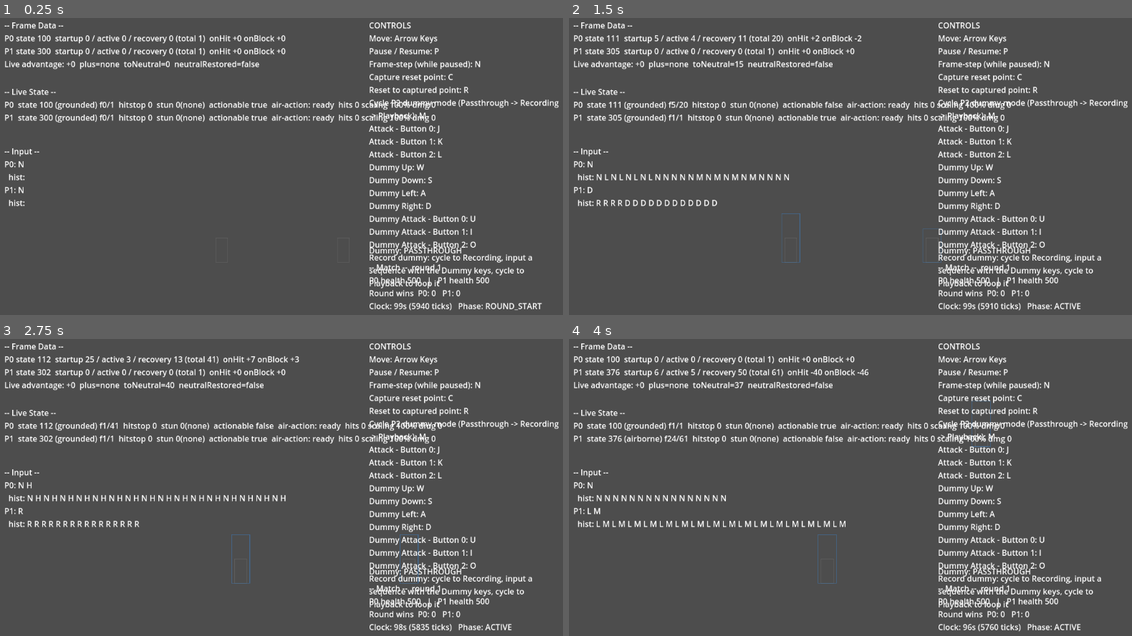
Above: before the commit, frames 1-4 (two rows, left to right).
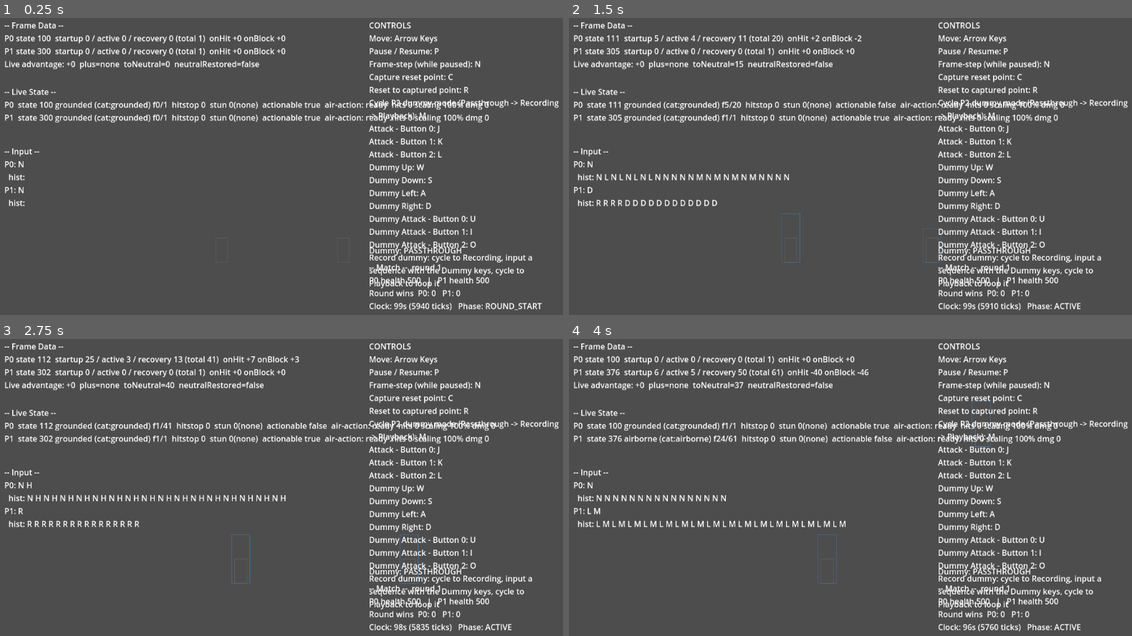
Above: after the commit, the same moments.

Repository: thetitan555/FoggyGlass
Game: Godot game, scene res://scenes/training_mode.tscn
Two runs of this game, one before a commit and one after it. Both use one fixed random seed, a clock stepped at 60 frames per second and the inputs below. This scene is started directly instead of the project's main scene.
Inputs:
- Up to frame 1 (0.25 s): no input
- Up to frame 2 (1.5 s): tap Enter at 0.5 s; hold D (tm_dummy_right) 0.53-1.28 s; hold J (tm_button_0) 0.53-1.28 s; hold S (tm_dummy_down) from 1.28 s (still down); tap K (tm_button_1) at 1.35 s
- Up to frame 3 (2.75 s): release S (tm_dummy_down) at 2.03 s; hold D (tm_dummy_right) from 2.03 s (still down); hold L (tm_button_2) from 2.03 s (still down)
- Up to frame 4 (4 s): release D (tm_dummy_right) at 2.78 s; release L (tm_button_2) at 2.78 s; hold W (tm_dummy_up) 2.78-3.53 s; tap U (tm_dummy_button_0) at 2.85 s; hold A (tm_dummy_left) from 3.53 s (still down); hold I (tm_dummy_button_1) from 3.53 s (still down)

The runs differ from the first frame. In frame 1, 1.9% of the frame differs, in the area x 9-87%, y 28-36%; in frame 2, 1.9%; in frame 3, 1.9%; in frame 4, 1.9%, in the area x 9-88%, y 28-36%.

Commit message:
fix(training-mode): live-state readout surfaces state identity, not just category
docs/flags.md 2026-07-17 "re: reaction legibility" (P2-gate headline defect).
STATE_KNOCKDOWN / STATE_HITSTUN_LAUNCH / STATE_AIR_RESET / ordinary hitstun all
share CATEGORY_HITSTUN, so live_state_panel_model.gd's category_name() rendered
all four as the single word "hitstun" -- opaque enough that the P2 gate-holder
concluded a working, briefed knockdown mechanic didn't exist.

Adds PlayerView.reaction_kind: reverse-resolves the current state_id through the
roster character's own reaction_map (the same map AD-049's reaction_state(kind)
already reads forward) to the state's own ReactionKind identity, or -1 for an
ordinary (non-reaction) state. LiveStatePanelModel.identity_name() leads the row
with that specific word (knockdown/launch/air reset/hitstun/blockstun/crouch
blockstun); category_name() stays shown alongside, never replaced.

Audited the other readouts (frame-data, input-history, match, dummy-mode) for the
same collapse shape -- none found; the defect was isolated to this one panel.

JC-108 records the design (derived PlayerView field, mirrors the invuln pattern).

Co-Authored-By: Claude Opus 4.8 <noreply@anthropic.com>

Diff:
--- a/game/scenes/overlays/live_state_panel_model.gd
+++ b/game/scenes/overlays/live_state_panel_model.gd
@@ -16,6 +16,15 @@
 ## double jump per jump" economy (character-b.md) is otherwise invisible on
 ## screen, so this panel is where a session reads "has this player already
 ## spent their air action this jump."
+##
+## STATE IDENTITY, NOT JUST CATEGORY (`docs/flags.md` 2026-07-17, "re: reaction
+## legibility" — the P2-gate headline fix). `state_category` is an engine-level
+## BUCKET; several distinct, differently-answered reactions share one bucket
+## (`STATE_KNOCKDOWN`/`STATE_HITSTUN_LAUNCH`/`STATE_AIR_RESET`/ordinary hitstun
+## are all `CATEGORY_HITSTUN`). `identity_name()` reads `PlayerView.reaction_kind`
+## (the state's own `ReactionKind`, AD-049) and leads the row with THAT —
+## "knockdown"/"launch"/"air reset" read apart on sight — with category kept
+## alongside, never dropped.
 
 const STUN_KIND_NAMES: PackedStringArray = ["none", "hit", "block"]
 
@@ -45,11 +54,18 @@
 		"scaling_pct": pv.combo["scaling_pct"],
 		"damage_total": pv.combo["damage_total"],
 		"air_action_used": pv.air_action_used,
+		"reaction_kind": pv.reaction_kind,
 	}
 
 
 ## Human-readable category name for display (a plain view-only lookup — the
 ## sim's category ints are the canonical truth, this only labels them).
+## NOTE: category is the engine-level BUCKET, not the state's own identity —
+## `STATE_KNOCKDOWN`, `STATE_HITSTUN_LAUNCH`, `STATE_AIR_RESET` and ordinary
+## hitstun all share `CATEGORY_HITSTUN`, so this alone cannot tell them apart.
+## See `identity_name()` below (`docs/flags.md` 2026-07-17, "re: reaction
+## legibility") — category is shown ALONGSIDE identity in `format_row`, never
+## in place of it.
 static func category_name(category: int) -> String:
 	match category:
 		MoveState.CATEGORY_GROUNDED: return "grounded"
@@ -58,6 +74,36 @@
 		MoveState.CATEGORY_BLOCKSTUN: return "blockstun"
 		MoveState.CATEGORY_HITSTOP: return "hitstop"
 		_: return "?"
+
+
+## Human-readable name for a `MoveState.REACTION_*` kind (a plain view-only
+## lookup, mirrors `category_name`). This is the state's own IDENTITY — distinct
+## from its `category` bucket — resolved from `PlayerView.reaction_kind`.
+static func reaction_kind_name(kind: int) -> String:
+	match kind:
+		MoveState.REACTION_HITSTUN: return "hitstun"
+		MoveState.REACTION_LAUNCH: return "launch"
+		MoveState.REACTION_AIR_RESET: return "air reset"
+		MoveState.REACTION_KNOCKDOWN: return "knockdown"
+		MoveState.REACTION_BLOCKSTUN: return "blockstun"
+		MoveState.REACTION_CROUCH_BLOCKSTUN: return "crouch blockstun"
+		_: return "?"
+
+
+## The one label the readout leads with: the state's own IDENTITY, not just its
+## engine-level category (`docs/flags.md` 2026-07-17, "re: reaction legibility" —
+## the headline P2-gate fix). When the current state is one the character
+## authored into its `reaction_map` (`row["reaction_kind"] != -1`), that specific
+## kind name IS the identity — "knockdown"/"launch"/"air reset" read apart on
+## sight instead of collapsing to one "hitstun" word. Otherwise (an ordinary
+## move/idle/walk state — not a reaction) the category name already IS the
+## identity, so it's used as-is. `category_name` stays available separately —
+## this never replaces it, only leads with the finer-grained truth.
+static func identity_name(row: Dictionary) -> String:
+	var kind: int = row["reaction_kind"]
+	if kind != -1:
+		return reaction_kind_name(kind)
+	return category_name(row["state_category"])
 
 
 static func stun_kind_name(stun_kind: int) -> String:
@@ -77,8 +123,12 @@
 			parts.append("throw")
 		invuln_str = "  invuln[%s]" % "+".join(parts)
 	var air_action_str: String = "  air-action: SPENT" if row["air_action_used"] else "  air-action: ready"
-	return "P%d  state %d (%s) f%d/%d  hitstop %d  stun %d(%s)  actionable %s%s%s  hits %d scaling %d%% dmg %d" % [
-		row["player"], row["state_id"], category_name(row["state_category"]),
+	# Identity leads (knockdown/launch/air reset/hitstun/...); category follows,
+	# always present but never the only label (docs/flags.md 2026-07-17,
+	# "re: reaction legibility" — category alone collapsed four distinct states
+	# into one word).
+	return "P%d  state %d %s (cat:%s) f%d/%d  hitstop %d  stun %d(%s)  actionable %s%s%s  hits %d scaling %d%% dmg %d" % [
+		row["player"], row["state_id"], identity_name(row), category_name(row["state_category"]),
 		row["frame_in_state"], row["state_duration"],
 		row["hitstop_remaining"],
 		row["stun_remaining"], stun_kind_name(row["stun_kind"]),
--- a/game/sim/views/player_view.gd
+++ b/game/sim/views/player_view.gd
@@ -82,6 +82,19 @@
 ## "the hit whiffed because of invuln" (charter legibility / no knowledge checks).
 var invuln: Dictionary = {"strike": false, "throw": false}
 
+## This player's CURRENT state's own `ReactionKind` identity (`MoveState.REACTION_*`,
+## AD-049), or `-1` when the current state is not one the character authored into its
+## `reaction_map` (an ordinary move/idle/walk state — not a hit/block reaction). A
+## DERIVED projection (like `invuln`/`boxes`) — not a serialized `SimState` field:
+## resolved by reverse-scanning the roster character's OWN `reaction_map` for the
+## entry whose `state_id` matches this player's current `state_id`. Exists because
+## `state_category` alone collapses several distinct reactions into one bucket —
+## `STATE_KNOCKDOWN`/`STATE_HITSTUN_LAUNCH`/`STATE_AIR_RESET`/ordinary hitstun all
+## share `CATEGORY_HITSTUN` — so a reader (the live-state panel) needs the state's
+## own identity, not just its engine-level category, to tell them apart
+## (`docs/flags.md` 2026-07-17, "re: reaction legibility").
+var reaction_kind: int = -1
+
 # --- Inputs -----------------------------------------------------------------
 var input_current: int = InputFrame.NEUTRAL
 var input_history: PackedInt32Array = PackedInt32Array()   # oldest -> newest
@@ -136,8 +149,9 @@
 	# (character-agnostic, criterion 5 — no character-specific branch).
 	var move: MoveState = null
 	var pushbox: Box = null
+	var character: Character = null
 	if roster.has(character_id):
-		var character: Character = roster[character_id]
+		character = roster[character_id]
 		move = character.get_state(state_id)
 		pushbox = character.pushbox_for(move)
 	if move != null:
@@ -150,6 +164,7 @@
 		state_duration = 0
 		boxes = []
 		invuln = {"strike": false, "throw": false}
+	reaction_kind = _resolve_reaction_kind(character, state_id)
 
 	# actionable: stun == 0 AND not in committed recovery (inspection-surface.md).
 	# Committed-recovery determination reads move data; the sim's canonical
@@ -186,6 +201,24 @@
 	return out
 
 
+## This player's current `state_id`'s own `ReactionKind` identity, or `-1` if the
+## character has no `reaction_map` entry pointing at that state (an ordinary
+## move/idle/walk state). Reverse-scans `character.reaction_map` — the SAME
+## authored mapping `Character.reaction_state(kind)` reads forward (move-format.md
+## "Reactions"; AD-049) — rather than adding a second engine-level lookup. Real
+## roster characters (A, B) map every kind to a DEDICATED state (JC-104), so this
+## reverse lookup is unambiguous for them; if a future/test character's
+## `reaction_map` happens to alias two kinds onto one state_id, the first matching
+## entry wins (documented, not a correctness concern for the real roster).
+static func _resolve_reaction_kind(character: Character, current_state_id: int) -> int:
+	if character == null:
+		return -1
+	for e in character.reaction_map:
+		if e.state_id == current_state_id:
+			return e.kind
+	return -1
+
+
 ## Resolve the player's active boxes this tick from move data (derived, not stored —
 ## AD-001). Delegates to the sim's box resolver so the view shows exactly the boxes
 ## the sim tests for overlap (single source of truth). Empty until move data lands.
--- a/game/tests/test_live_state_panel.gd
+++ b/game/tests/test_live_state_panel.gd
@@ -47,6 +47,9 @@
 	_test_format_row_mentions_invuln_when_active()
 	_test_air_action_used_field()
 	_test_format_row_mentions_air_action_state()
+	_test_reaction_kind_resolves_from_reaction_map()
+	_test_reaction_kind_minus_one_for_non_reaction_state()
+	_test_format_row_distinguishes_the_four_hitstun_category_states()
 
 
 func _two_char_state(gap_x: int = 45) -> SimState:
@@ -182,3 +185,62 @@
 	_true(line0.contains("ready"), "an unspent air action reads 'ready' in the formatted row")
 	_true(line1.contains("SPENT"), "a spent air action reads 'SPENT' in the formatted row")
 	MoveRegistry.clear()
+
+
+# --- docs/flags.md 2026-07-17 "re: reaction legibility" (THE HEADLINE FIX) ----
+# `state_category` alone collapsed STATE_KNOCKDOWN / STATE_HITSTUN_LAUNCH /
+# STATE_AIR_RESET / ordinary STATE_HITSTUN onto the single word "hitstun" (all
+# four share CATEGORY_HITSTUN), which is what led the P2 gate-holder to
+# conclude a working, briefed knockdown mechanic didn't exist. These tests
+# exercise the REAL readout path (PlayerView -> LiveStatePanelModel ->
+# format_row) against character A's actual authored reaction states, and
+# would fail against the pre-fix code (every rendered line was identical).
+
+func _test_reaction_kind_resolves_from_reaction_map() -> void:
+	var s := _two_char_state()
+	s.players[0].state_id = CharacterA.STATE_KNOCKDOWN
+	s.players[1].state_id = CharacterA.STATE_HITSTUN_LAUNCH
+	var roster: Dictionary = MoveRegistry.roster()
+	var view := InspectionView.new(s, roster)
+	var pv0: PlayerView = view.player(0)
+	var pv1: PlayerView = view.player(1)
+	_eq(pv0.reaction_kind, MoveState.REACTION_KNOCKDOWN, "P0 in STATE_KNOCKDOWN reads reaction_kind == REACTION_KNOCKDOWN")
+	_eq(pv1.reaction_kind, MoveState.REACTION_LAUNCH, "P1 in STATE_HITSTUN_LAUNCH reads reaction_kind == REACTION_LAUNCH")
+	MoveRegistry.clear()
+
+
+func _test_reaction_kind_minus_one_for_non_reaction_state() -> void:
+	var s := _two_char_state()   # both players start idle — not an authored reaction
+	var roster: Dictionary = MoveRegistry.roster()
+	var view := InspectionView.new(s, roster)
+	var pv0: PlayerView = view.player(0)
+	_eq(pv0.reaction_kind, -1, "an ordinary (non-reaction) state, e.g. idle, reads reaction_kind == -1")
+	MoveRegistry.clear()
+
+
+func _test_format_row_distinguishes_the_four_hitstun_category_states() -> void:
+	var expected_word_by_state: Dictionary = {
+		CharacterA.STATE_HITSTUN: "hitstun",
+		CharacterA.STATE_HITSTUN_LAUNCH: "launch",
+		CharacterA.STATE_AIR_RESET: "air reset",
+		CharacterA.STATE_KNOCKDOWN: "knockdown",
+	}
+	var seen_lines: Dictionary = {}
+	for state_id in expected_word_by_state.keys():
+		var expected_word: String = expected_word_by_state[state_id]
+		var s := _two_char_state()
+		s.players[0].state_id = state_id
+		var roster: Dictionary = MoveRegistry.roster()
+		var view := InspectionView.new(s, roster)
+		var rows: Array = LiveStatePanelModel.build(view)
+		var line: String = LiveStatePanelModel.format_row(rows[0])
+		_true(line.contains(expected_word),
+			"state %d renders the word '%s' in the readout (got: %s)" % [state_id, expected_word, line])
+		# All four states still carry CATEGORY_HITSTUN — confirm category is
+		# RETAINED alongside identity, not dropped in favor of it.
+		_true(line.contains("cat:hitstun"),
+			"state %d's readout still shows category alongside identity" % state_id)
+		seen_lines[line] = true
+		MoveRegistry.clear()
+	_eq(seen_lines.size(), 4,
+		"all four CATEGORY_HITSTUN states render 4 DISTINCT lines (pre-fix, all 4 rendered identically as 'hitstun')")
Not shown, changed: docs/judgment-log.md
